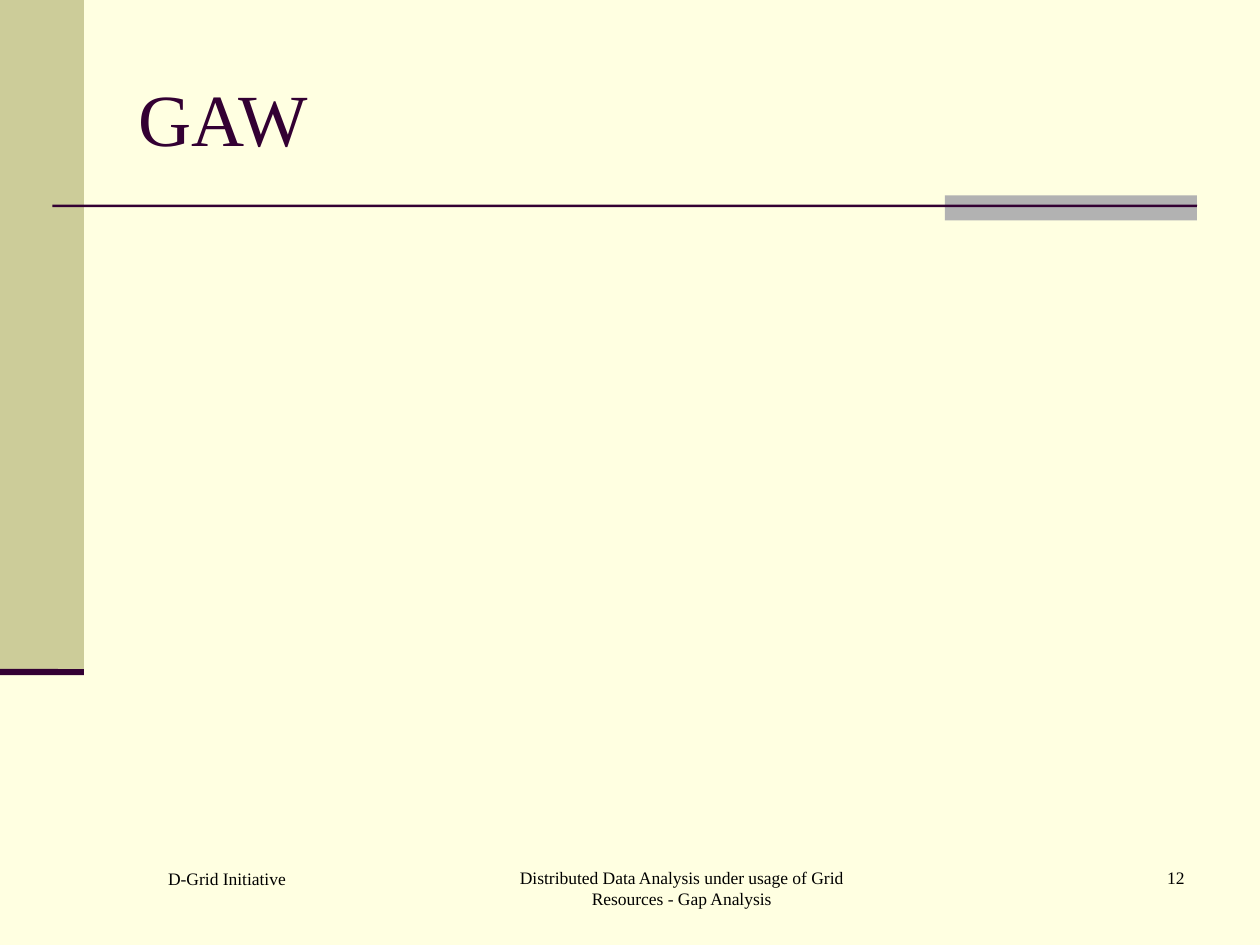
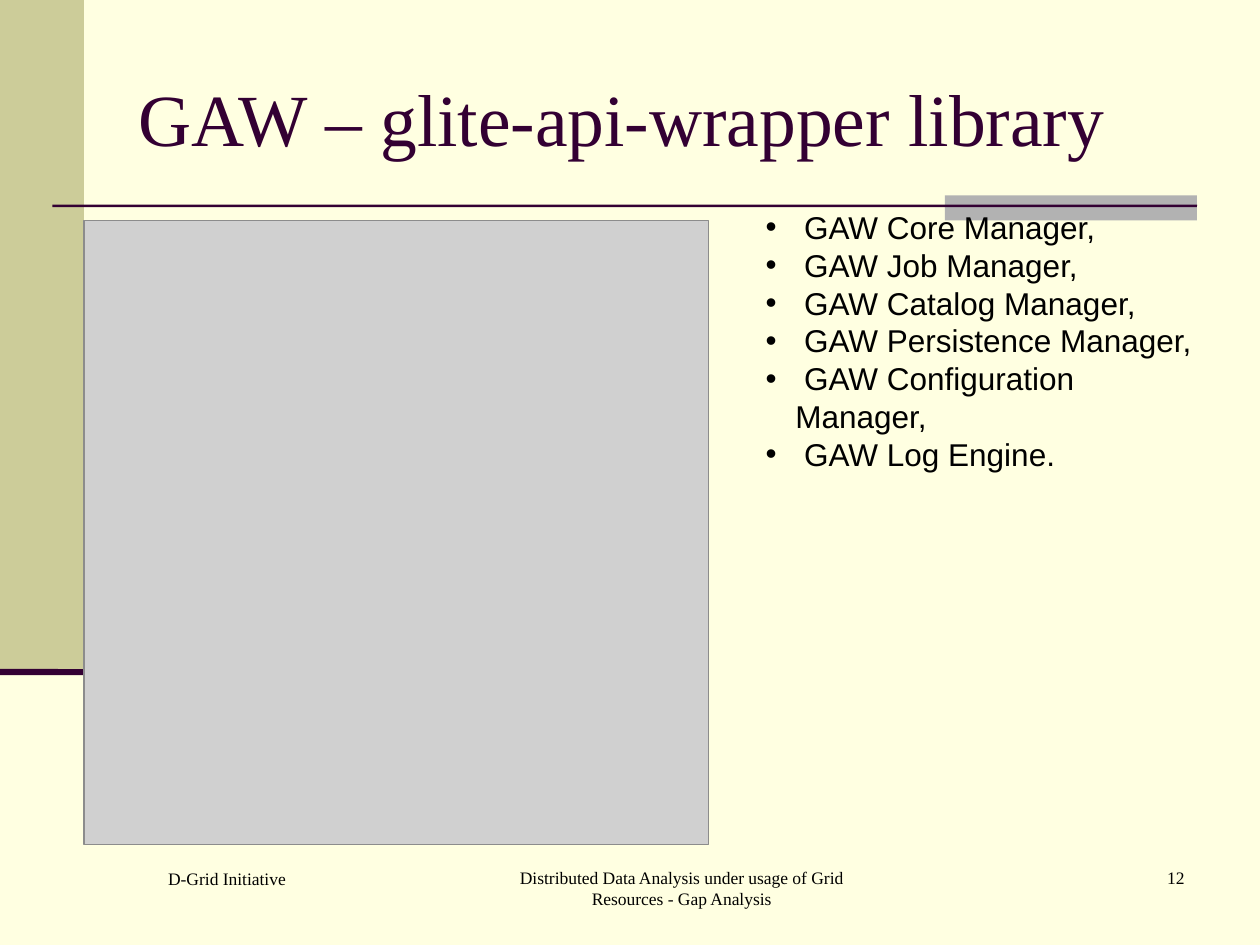
Before and after one commit to AnarManafov/PoDDocumentation, a slide deck: slide 12 of HEPCG-Workshops/2006-Nov/HEPCG-Workshops-2006-Nov.ppt. Drawn at 1260x945 pixels with LibreOffice and Linux fonts; fonts in the diff are those of the drawing; grey boxes stand for pictures. Boxes give left, top, right and bottom in pixels: in the first picture for what was removed or moved away, otherwise in the second. Text is boxed around its words. In the diff, an @@ line names an element or a change of style, - is before the commit and + after.

Commit message:
v. 0.7

```diff
--- a/HEPCG-Workshops/2006-Nov/HEPCG-Workshops-2006-Nov.ppt
+++ b/HEPCG-Workshops/2006-Nov/HEPCG-Workshops-2006-Nov.ppt
@@ title at (x1=138, y1=95, x2=1104, y2=160): text changed @@
-GAW
+GAW – glite-api-wrapper library
@@ picture added at (x1=84, y1=220, x2=709, y2=844) @@
@@ text added at (x1=795, y1=214, x2=1191, y2=472), 18 pt, text #000000 @@
+• GAW Core Manager,
+• GAW Job Manager,
+• GAW Catalog Manager,
+• GAW Persistence Manager,
+• GAW Configuration Manager,
+• GAW Log Engine.
```
Also in this commit, not shown: 5 other slides changed, 1 slide added.
